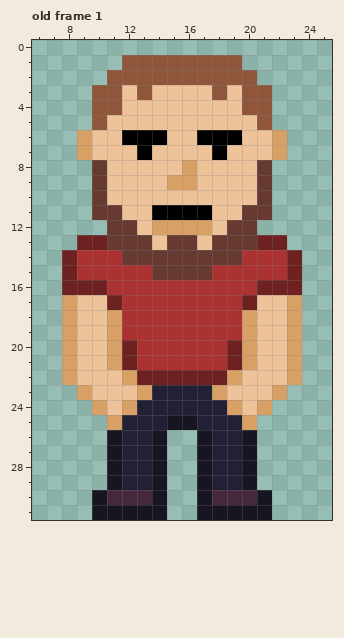
Two versions of one pixel-art file, Plosinofka/Content/plosinofka-guy.ase. Above: the version before the commit.
32x32 pixels, 1 frame. Shown: old frame 1: x 6..25, y 0..31. The commit also changed other frames, which this record leaves out.
New version:
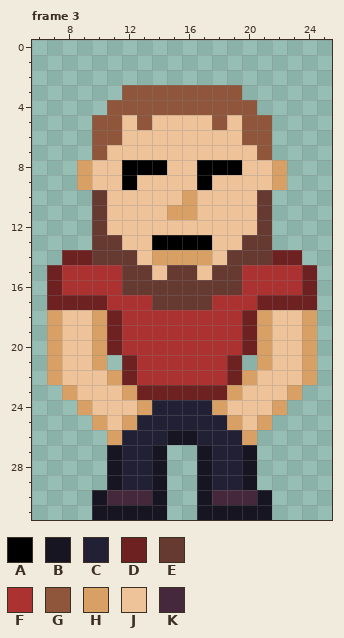
Palette (. is transparent): A #000000  B #161521  C #222034  D #6e2121  E #663931  F #ac3232  G #8f563b  H #d9a066  J #eec39a  K #45283c
A new or re-ordered frame is compared with the old frame closest to it.
Changes in this commit:
frames 1 -> 12
Frame 3 is new; against old frame 1, layer "color":
Colour E becomes colour A in row 13 at x 15 to 16.
Colour J becomes colour A in row 8 at x 12 to 14 and 17 to 19; in row 9 at x 12 and 17; in row 13 at x 14 and 17.
The author put colour B in row 26 at x 15 to 16.
Colour B becomes colour C in row 25 at x 15 to 16; in row 26 at x 14 and 17.
The author put colour D in rows 15 to 17 at x 7 and 24.
Colour C becomes colour D in row 23 at x 14 to 17.
Colour F becomes colour D in row 14 at x 9 and 22.
Colour H becomes colour D in row 17 at x 8 and 23; in rows 18 to 20 at x 11 and 20; in row 22 at x 12 and 19; in row 23 at x 13 and 18.
Colour J becomes colour D in row 17 at x 9 to 10 and 21 to 22.
The author put colour E in row 12 at x 10 and 21.
Colour D becomes colour E in row 13 at x 10 and 21.
Colour F becomes colour E in row 14 at x 10 to 11 and 20 to 21; in row 15 at x 12 to 13 and 18 to 19; in row 16 at x 12 to 19; in row 17 at x 14 to 17.
Colour D becomes colour F in row 15 at x 8 and 23; in row 16 at x 8 to 10 and 21 to 23; in row 17 at x 11 and 20; in row 20 at x 12 and 19; in row 22 at x 13 to 18.
Colour J becomes colour G in row 3 at x 12, 14 to 17 and 19; in row 4 at x 12 to 19; in row 5 at x 11, 13, 18 and 20; in row 6 at x 10 to 11 and 20 to 21; in row 7 at x 10 and 21.
The author put colour H in rows 8 to 9 at x 9 and 22; in rows 18 to 22 at x 7 and 24; in row 23 at x 8 and 23; in row 24 at x 9 and 22; in row 25 at x 10 and 21.
Colour A becomes colour H in row 11 at x 15 to 16.
Colour B becomes colour H in row 26 at x 11 and 20.
Colour C becomes colour H in row 24 at x 13 and 18; in row 25 at x 12 and 19.
Colour E becomes colour H in row 14 at x 14 to 17.
Colour J becomes colour H in row 10 at x 16; in rows 18 to 21 at x 10 and 21; in row 22 at x 11 and 20; in row 23 at x 12 and 19.
Colour A becomes colour J in row 6 at x 12 to 14 and 17 to 19; in row 7 at x 13 and 18; in row 11 at x 14 and 17.
Colour E becomes colour J in rows 8 to 9 at x 10 and 21; in row 11 at x 11 and 20; in row 12 at x 11 to 12 and 19 to 20; in row 13 at x 12 to 13 and 18 to 19; in row 14 at x 13 and 18; in row 15 at x 14 and 17.
Colour H becomes colour J in row 8 at x 16; in row 9 at x 15 to 16; in row 12 at x 14 to 17; in rows 18 to 22 at x 8 and 23; in row 23 at x 9 and 22; in row 24 at x 10, 12, 19 and 21.
Colour H becomes colour J in row 25 at x 11 and 20.
Colour D is gone in row 13 at x 9 and 22.
Colour G is gone in row 1 at x 12 to 19; in row 2 at x 11 to 20; in row 3 at x 10 to 11 and 20 to 21; in row 4 at x 10 and 21.
Colour H is gone in rows 6 to 7 at x 9 and 22; in row 21 at x 11 and 20.
Pixel boxes of the changes (left, top, right, bottom) in both pictures:
changed: (47, 55, 317, 445)
